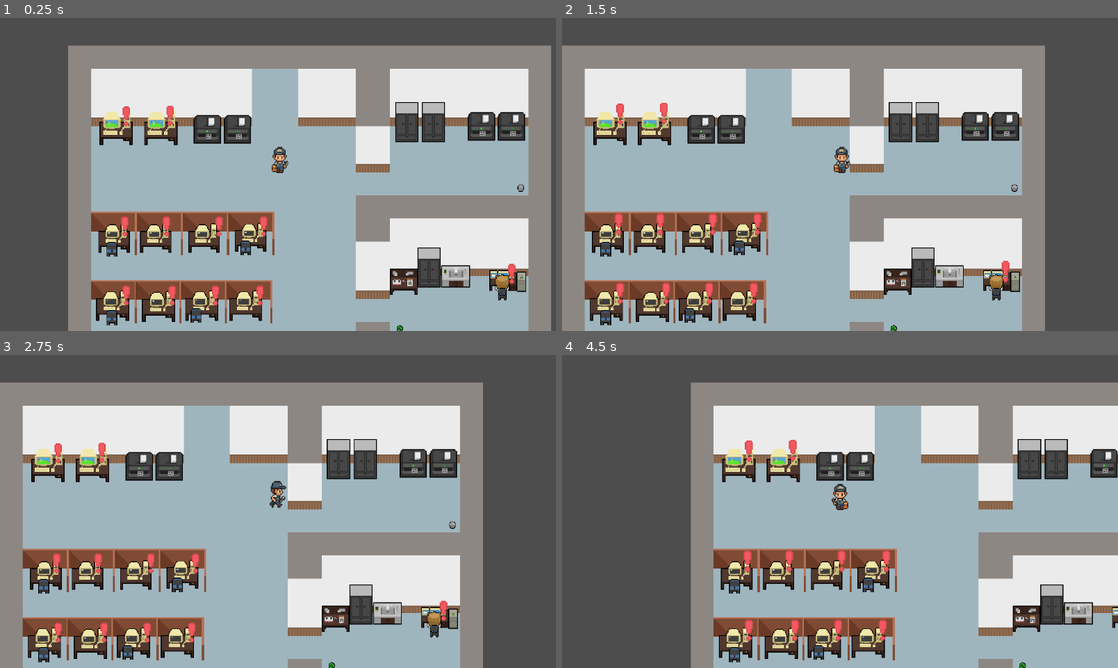
Above: before the commit, frames 1-4 (two rows, left to right).
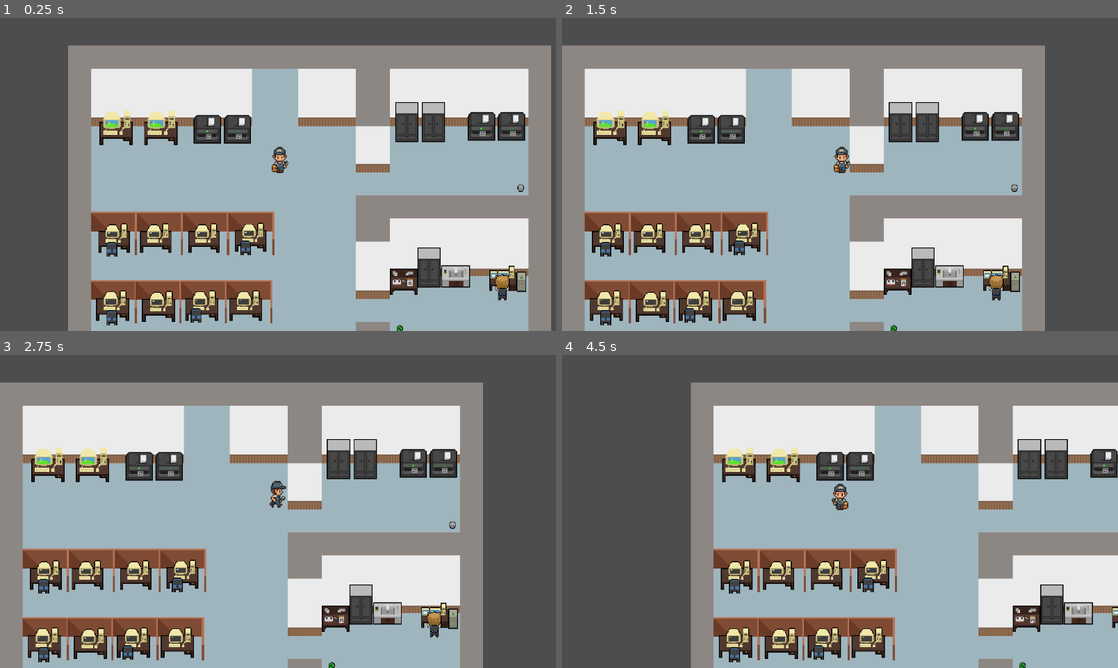
Above: after the commit, the same moments.

Repository: Lenni707/gamejam
Game: Godot game, scene res://Scenes/game.tscn
Two runs of this game, one before a commit and one after it. Both use one fixed random seed, a clock stepped at 60 frames per second and the inputs below.
Inputs (mouse positions are in pixels of both pictures, inside the frame that each line leads up to):
- Up to frame 1 (0.25 s): no input
- Up to frame 2 (1.5 s): tap Enter (ui_accept) at 0.5, 0.77 s; move the mouse to (962, 158) at 0.52 s; hold D (right) 0.53-1.25 s; hold E (Interagieren) 0.53-1.25 s; click (962, 158) at 0.67 s; drag from (728, 190) to (612, 237) at 1.27 s
- Up to frame 3 (2.75 s): move the mouse to (333, 442) at 2.02 s; hold D (right) from 2.03 s (still down); hold E (Interagieren) from 2.03 s (still down)
- Up to frame 4 (4.5 s): release D (right) at 2.75 s; release E (Interagieren) at 2.75 s; drag from (812, 574) to (656, 574) at 2.77 s; move the mouse to (1006, 558) at 3.52 s; hold A (left) 3.53-4.25 s; hold E (Interagieren) 3.53-4.25 s; tap Enter (ui_accept) at 3.77 s; drag from (673, 464) to (834, 574) at 4.27 s

The runs differ from the first frame. In frame 1, 0.7% of the frame differs, in the area x 21-93%, y 28-92%; in frame 2, 0.8%, in the area x 9-81%, y 27-92%; in frame 3, 0.7%; in frame 4, 0.7%.

Commit message:
alarme patziert2

Diff:
--- a/scripts/game.gd
+++ b/scripts/game.gd
@@ -19,11 +19,13 @@
 		"Computer9":$alarms/Computer10,
 		"Computer10":$alarms/Computer11,
 		"Computer11":$alarms/Computer12,
-
+		"Printer1": $alarms/Printer1,
+		"Printer2": $alarms/Printer3,
+		"Printer3": $alarms/Printer4,
+		"Printer4": $alarms/Printer2,
 	}
 	# spawns the alarms
-	for i in alarms.keys():
-		trigger_problem(i)
+
 
 func trigger_problem(name):
 	if name in alarms:
